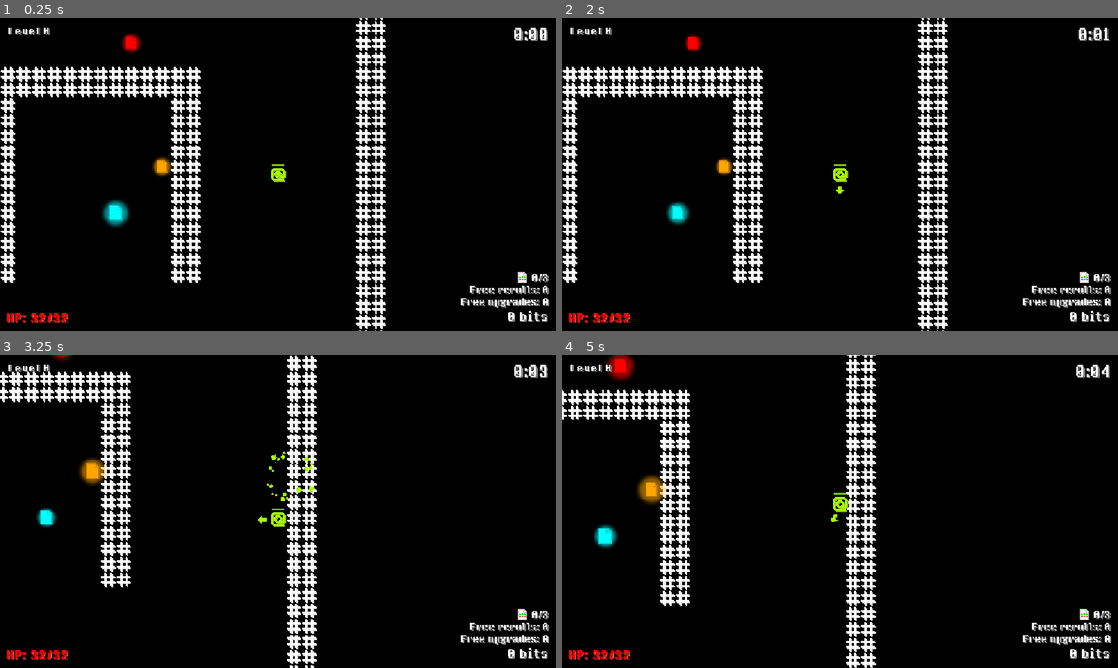
Above: before the commit, frames 1-4 (two rows, left to right).
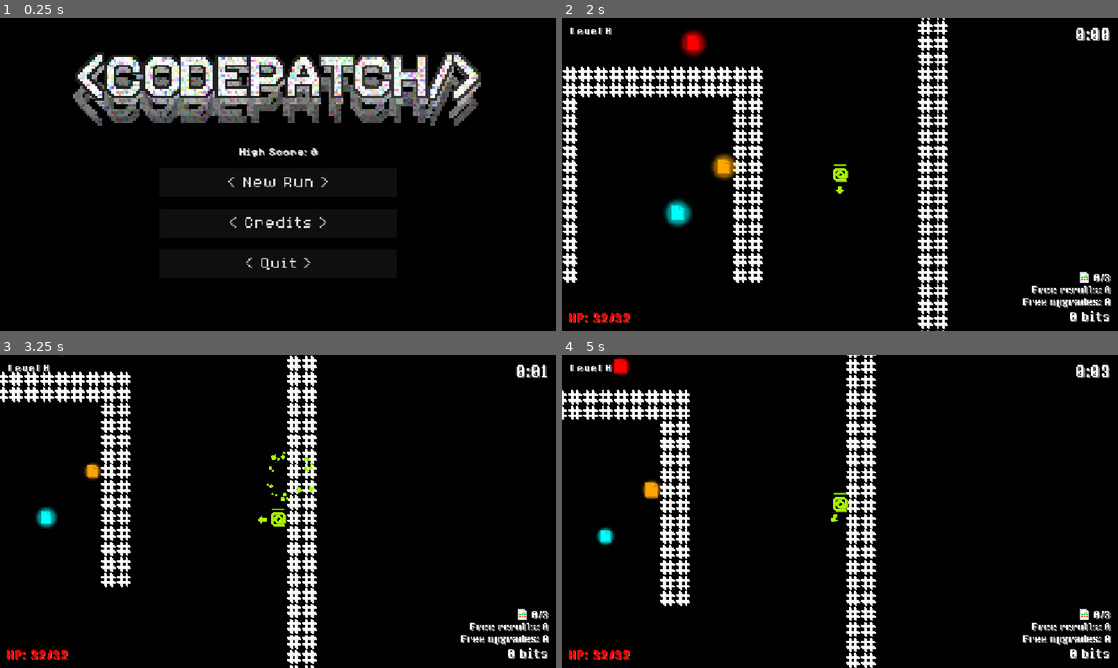
Above: after the commit, the same moments.

Repository: JLi69/codepatch
Game: Godot game, scene res://scenes/main.tscn
The game is run twice, just before and just after one commit, with the same random seed, the same clock (stepped at 60 frames per second) and the same inputs.
Inputs (mouse positions are in pixels of both pictures, inside the frame that each line leads up to):
- Up to frame 1 (0.25 s): no input
- Up to frame 2 (2 s): click (840, 224) at 0.5 s, where only the run after the commit has a clickable "< Credits >"; click (840, 183) at 1.25 s, where only the run after the commit has a clickable "< New Run >"
- Up to frame 3 (3.25 s): move the mouse to (400, 495) at 2.02 s; press the mouse at (400, 495) at 2.03 s; hold Right (right) 2.03-2.78 s; move the mouse to (166, 527) at 2.77 s; release the mouse at (166, 527) at 2.78 s; hold Down (down) from 2.78 s (still down); click (166, 527) at 2.85 s
- Up to frame 4 (5 s): move the mouse to (895, 442) at 3.52 s; release Down (down) at 3.53 s; press the mouse at (895, 442) at 3.53 s; hold Right (right) 3.53-4.28 s; move the mouse to (812, 574) at 4.27 s; release the mouse at (812, 574) at 4.28 s; hold Up (up) from 4.28 s (still down); click (812, 574) at 4.35 s

The runs differ from the first frame. In frame 1, 21% of the frame differs, in the area x 0-99%, y 0-100%; in frame 2, 1.1%; in frame 3, 0.7%; in frame 4, 0.8%.

Commit message:
Started work on the main menu.

Diff:
--- a/scenes/main.tscn
+++ b/scenes/main.tscn
@@ -4,6 +4,7 @@
 [ext_resource type="Script" uid="uid://bi6qy7dw4w0ss" path="res://scripts/main.gd" id="1_sugp2"]
 [ext_resource type="PackedScene" uid="uid://d2mkxvtm6be13" path="res://scenes/player.tscn" id="2_0wfyh"]
 [ext_resource type="PackedScene" uid="uid://c4soyhlgbaem5" path="res://scenes/hud.tscn" id="4_jyhfs"]
+[ext_resource type="PackedScene" uid="uid://vlfq7hpvkq5s" path="res://scenes/main_menu.tscn" id="5_tbgi4"]
 
 [node name="Main" type="Node2D" unique_id=1303435590]
 script = ExtResource("1_sugp2")
@@ -19,3 +20,5 @@
 [node name="UI" type="CanvasLayer" parent="." unique_id=1995622531]
 
 [node name="HUD" parent="UI" unique_id=388640673 instance=ExtResource("4_jyhfs")]
+
+[node name="MainMenu" parent="UI" unique_id=1490358813 instance=ExtResource("5_tbgi4")]
--- /dev/null
+++ b/scenes/main_menu.tscn
@@ -0,0 +1,131 @@
+[gd_scene format=3 uid="uid://vlfq7hpvkq5s"]
+
+[ext_resource type="Script" uid="uid://dc1ber2r58yuv" path="res://scripts/main_menu.gd" id="1_ekxnf"]
+[ext_resource type="FontFile" uid="uid://b83lr4reqbm0y" path="res://assets/fonts/8BitOperator/8bitOperatorPlus8-Regular.ttf" id="1_l6cm7"]
+[ext_resource type="PackedScene" uid="uid://22l51veb71vf" path="res://scenes/explosion.tscn" id="2_bqqt6"]
+[ext_resource type="Texture2D" uid="uid://dso1088y6e4uq" path="res://assets/bug.png" id="3_wu84c"]
+[ext_resource type="Script" uid="uid://ccudoggtn60ie" path="res://scripts/main_menu_bug.gd" id="4_8ln24"]
+[ext_resource type="Texture2D" uid="uid://brlhdd24wj1lp" path="res://assets/glow.png" id="5_rtw2f"]
+[ext_resource type="Texture2D" uid="uid://dj6atom66ewyb" path="res://assets/codepatch_title.png" id="7_oa1go"]
+[ext_resource type="Texture2D" uid="uid://bgdvr42i44kxe" path="res://assets/codepatch_title_background.png" id="8_tbmy8"]
+
+[sub_resource type="AtlasTexture" id="AtlasTexture_8ln24"]
+atlas = ExtResource("3_wu84c")
+region = Rect2(0, 0, 18, 15)
+
+[sub_resource type="AtlasTexture" id="AtlasTexture_rtw2f"]
+atlas = ExtResource("3_wu84c")
+region = Rect2(18, 0, 18, 15)
+
+[sub_resource type="SpriteFrames" id="SpriteFrames_oa1go"]
+animations = [{
+"frames": [{
+"duration": 1.0,
+"texture": SubResource("AtlasTexture_8ln24")
+}, {
+"duration": 1.0,
+"texture": SubResource("AtlasTexture_rtw2f")
+}],
+"loop": true,
+"name": &"default",
+"speed": 8.0
+}]
+
+[node name="MainMenu" type="Control" unique_id=1490358813]
+process_mode = 3
+layout_mode = 3
+anchors_preset = 15
+anchor_right = 1.0
+anchor_bottom = 1.0
+grow_horizontal = 2
+grow_vertical = 2
+script = ExtResource("1_ekxnf")
+explosion_scene = ExtResource("2_bqqt6")
+
+[node name="ColorRect" type="ColorRect" parent="." unique_id=1009458043]
+layout_mode = 0
+offset_left = -10.0
+offset_top = -12.0
+offset_right = 1165.0
+offset_bottom = 662.0
+color = Color(0, 0, 0, 1)
+
+[node name="Bug" type="AnimatedSprite2D" parent="." unique_id=1250173219]
+scale = Vector2(2.5, 2.5)
+sprite_frames = SubResource("SpriteFrames_oa1go")
+autoplay = "default"
+script = ExtResource("4_8ln24")
+
+[node name="Sprite2D" type="Sprite2D" parent="Bug" unique_id=439211515]
+position = Vector2(0, -0.39999998)
+scale = Vector2(0.72499996, 0.7249999)
+texture = ExtResource("5_rtw2f")
+
+[node name="VBoxContainer" type="VBoxContainer" parent="." unique_id=328403036]
+z_index = 3
+layout_mode = 1
+anchors_preset = 8
+anchor_left = 0.5
+anchor_top = 0.5
+anchor_right = 0.5
+anchor_bottom = 0.5
+offset_left = -246.5
+offset_top = -34.0
+offset_right = 246.5
+offset_bottom = 194.0
+grow_horizontal = 2
+grow_vertical = 2
+theme_override_constants/separation = 24
+
+[node name="HighScore" type="Label" parent="VBoxContainer" unique_id=1588053704]
+layout_mode = 2
+theme_override_colors/font_shadow_color = Color(0.6542321, 0.6542321, 0.654232, 1)
+theme_override_constants/shadow_offset_x = 2
+theme_override_constants/shadow_offset_y = 2
+theme_override_fonts/font = ExtResource("1_l6cm7")
+theme_override_font_sizes/font_size = 24
+text = "High Score: 0"
+horizontal_alignment = 1
+
+[node name="NewRun" type="Button" parent="VBoxContainer" unique_id=1103309914]
+custom_minimum_size = Vector2(0, 60)
+layout_mode = 2
+theme_override_colors/font_pressed_color = Color(0, 1, 0, 1)
+theme_override_colors/font_hover_color = Color(0, 1, 0, 1)
+theme_override_colors/font_hover_pressed_color = Color(0, 1, 0, 1)
+theme_override_fonts/font = ExtResource("1_l6cm7")
+theme_override_font_sizes/font_size = 36
+text = "< New Run >"
+
+[node name="Credits" type="Button" parent="VBoxContainer" unique_id=587732059]
+custom_minimum_size = Vector2(0, 60)
+layout_mode = 2
+theme_override_colors/font_pressed_color = Color(0, 1, 0, 1)
+theme_override_colors/font_hover_color = Color(0, 1, 0, 1)
+theme_override_colors/font_hover_pressed_color = Color(0, 1, 0, 1)
+theme_override_fonts/font = ExtResource("1_l6cm7")
+theme_override_font_sizes/font_size = 36
+text = "< Credits >"
+
+[node name="Quit" type="Button" parent="VBoxContainer" unique_id=1892121055]
+custom_minimum_size = Vector2(0, 60)
+layout_mode = 2
+theme_override_colors/font_pressed_color = Color(0, 1, 0, 1)
+theme_override_colors/font_hover_color = Color(0, 1, 0, 1)
+theme_override_colors/font_hover_pressed_color = Color(0, 1, 0, 1)
+theme_override_fonts/font = ExtResource("1_l6cm7")
+theme_override_font_sizes/font_size = 36
+text = "< Quit >"
+
+[node name="TitleBackground" type="Sprite2D" parent="." unique_id=1472665368]
+z_index = 3
+scale = Vector2(5, 5)
+texture = ExtResource("8_tbmy8")
+
+[node name="Title" type="Sprite2D" parent="." unique_id=197153051]
+z_index = 3
+scale = Vector2(5, 5)
+texture = ExtResource("7_oa1go")
+
+[connection signal="pressed" from="VBoxContainer/NewRun" to="." method="_on_new_run_pressed"]
+[connection signal="pressed" from="VBoxContainer/Quit" to="." method="_on_quit_pressed"]
--- a/scripts/hud.gd
+++ b/scripts/hud.gd
@@ -40,6 +40,9 @@
 	$Survive.text = "Survive! %ds" % int(time)
 
 func _process(_delta: float) -> void:
+	if $/root/Main.on_main_menu():
+		return
+
 	if Input.is_action_just_pressed("pause"):
 		$Pause.visible = !$Pause.visible
 		get_tree().paused = !get_tree().paused
--- a/scripts/main.gd
+++ b/scripts/main.gd
@@ -26,8 +26,7 @@
 
 func _ready() -> void:
 	RenderingServer.set_default_clear_color(Color.BLACK)
-	Input.mouse_mode = Input.MOUSE_MODE_CONFINED
-	load_level()
+	Input.mouse_mode = Input.MOUSE_MODE_VISIBLE
 
 func get_hud() -> HUD:
 	return $UI/HUD
@@ -45,6 +44,11 @@
 		else:
 			$UI/HUD.set_survive_timer(0.0, false)
 
+func reset() -> void:
+	current_level = 0
+	time = 0.0
+	player.reset()
+
 func load_level(level_theme: String = "") -> void:
 	var level: Level = level_scene.instantiate()
 	# Immediately start corrupting the level if we have a SEGFAULT
@@ -53,3 +57,6 @@
 	level.level_num = current_level
 	level.theme = level_theme
 	add_child(level)
+
+func on_main_menu() -> bool:
+	return $UI/MainMenu.visible
--- /dev/null
+++ b/scripts/main_menu.gd
@@ -0,0 +1,46 @@
+extends Control
+
+@onready var main: Main = $/root/Main
+@export var explosion_scene: PackedScene
+@onready var viewrect: Rect2 = get_viewport().get_visible_rect()
+var spawn_timer: float = 1.0
+var time: float = 0.0
+
+func _ready() -> void:
+	$Bug.hide()
+	if OS.get_name() == "Web":
+		$VBoxContainer/Quit.hide()
+	$Title.position = Vector2(viewrect.size.x / 2.0, 140.0)
+	$TitleBackground.position = $Title.position + Vector2(0.0, 3.0)
+
+func _process(delta: float) -> void:
+	if visible:
+		get_tree().paused = true
+	else:
+		return
+
+	spawn_timer -= delta
+	if spawn_timer < 0.0:
+		spawn_timer = randf_range(3.0, 6.0)
+		for i in range(randi_range(1, 4)):
+			var explosion: GPUParticles2D = explosion_scene.instantiate()
+			explosion.global_position = viewrect.size * Vector2(randf(), randf())
+			var bug: AnimatedSprite2D = $Bug.duplicate()
+			bug.global_position = explosion.global_position
+			bug.rotation = randf_range(0.0, 2.0 * PI)
+			bug.show()
+			add_child(bug)
+			add_child(explosion)
+
+	$Title.position.y = 140.0 + sin(time) * 6.0
+	time += delta
+
+func _on_quit_pressed() -> void:
+	get_tree().quit()
+
+func _on_new_run_pressed() -> void:
+	get_tree().paused = false
+	main.reset()
+	main.load_level()
+	hide()
+	Input.mouse_mode = Input.MOUSE_MODE_CONFINED
--- /dev/null
+++ b/scripts/main_menu_bug.gd
@@ -0,0 +1,14 @@
+extends AnimatedSprite2D
+
+@onready var viewrect: Rect2 = get_viewport().get_visible_rect()
+
+func _process(delta: float) -> void:
+	if (position.x < -64.0 or position.y < -64.0) and visible:
+		queue_free()
+		return
+
+	if (position.x > viewrect.size.x + 64.0 or position.y > viewrect.size.y + 64.0) and visible:
+		queue_free()
+		return
+
+	position += Vector2(cos(rotation - PI / 2.0), sin(rotation - PI / 2.0)) * 60.0 * delta
--- a/scripts/player.gd
+++ b/scripts/player.gd
@@ -6,6 +6,7 @@
 const DEFAULT_SPEED: float = 96.0
 const DEFAULT_MAX_HEALTH: int = 32
 const DEFAULT_SHOOT_COOLDOWN: float = 0.5
+const DEFAULT_BULLET_SPREAD: float = 60.0
 
 # Stats that can be upgraded
 var speed: float = 1.0
@@ -15,7 +16,7 @@
 var bullet_damage: int = 1
 var score_multiplier: float = 1.0
 # In degrees
-var bullet_spread: float = 60.0
+var bullet_spread: float = DEFAULT_BULLET_SPREAD
 
 var free_rerolls: int = 0
 var free_upgrades: int = 0
@@ -28,6 +29,24 @@
 
 @export var explosion_scene: PackedScene
 @onready var hud: HUD = $/root/Main.get_hud()
+
+func reset() -> void:
+	speed = 1.0
+	max_health = DEFAULT_MAX_HEALTH
+	shoot_cooldown = DEFAULT_SHOOT_COOLDOWN
+	bullet_count = 1
+	bullet_damage = 1
+	score_multiplier = 1.0
+	bullet_spread = 60.0
+
+	health = max_health
+	free_rerolls = 0
+	free_upgrades = 0
+	speed_time = 0.0
+	multishots_left = 0
+	score = 0
+	patch_files = 0
+	can_move = true
 
 func _process(delta: float) -> void:
 	hud.set_hp(health, max_health)
Binary file added: assets/codepatch_title.png
Not shown, added: assets/codepatch_title.png.import
Binary file added: assets/codepatch_title_background.png
Not shown, added: assets/codepatch_title_background.png.import
Not shown, added: scripts/main_menu.gd.uid
Not shown, added: scripts/main_menu_bug.gd.uid
